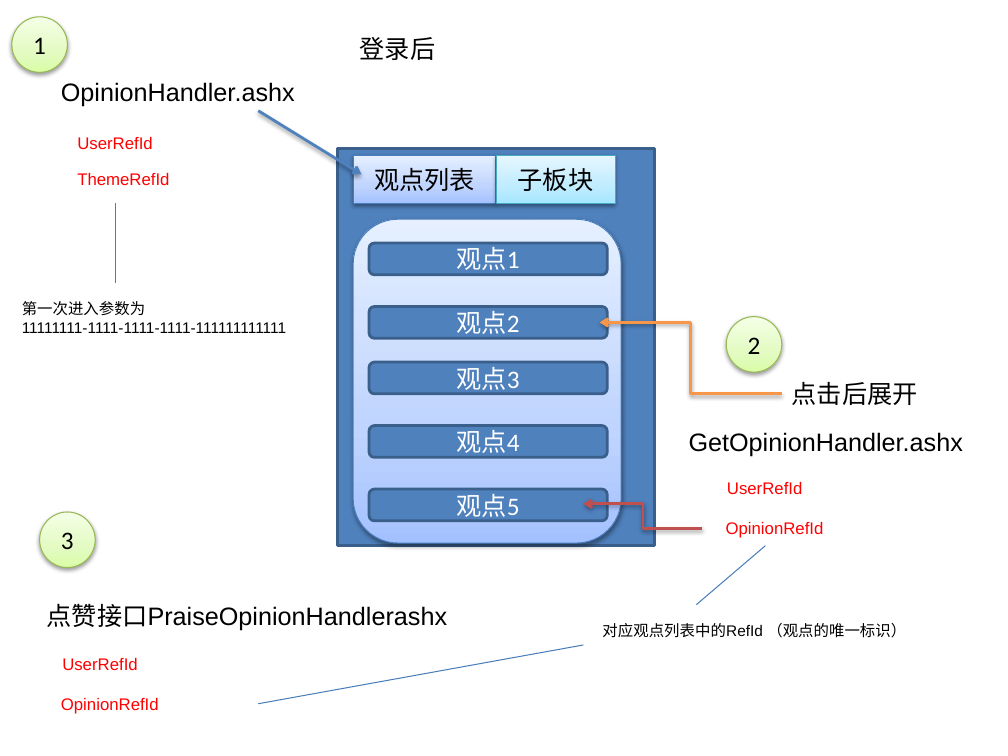
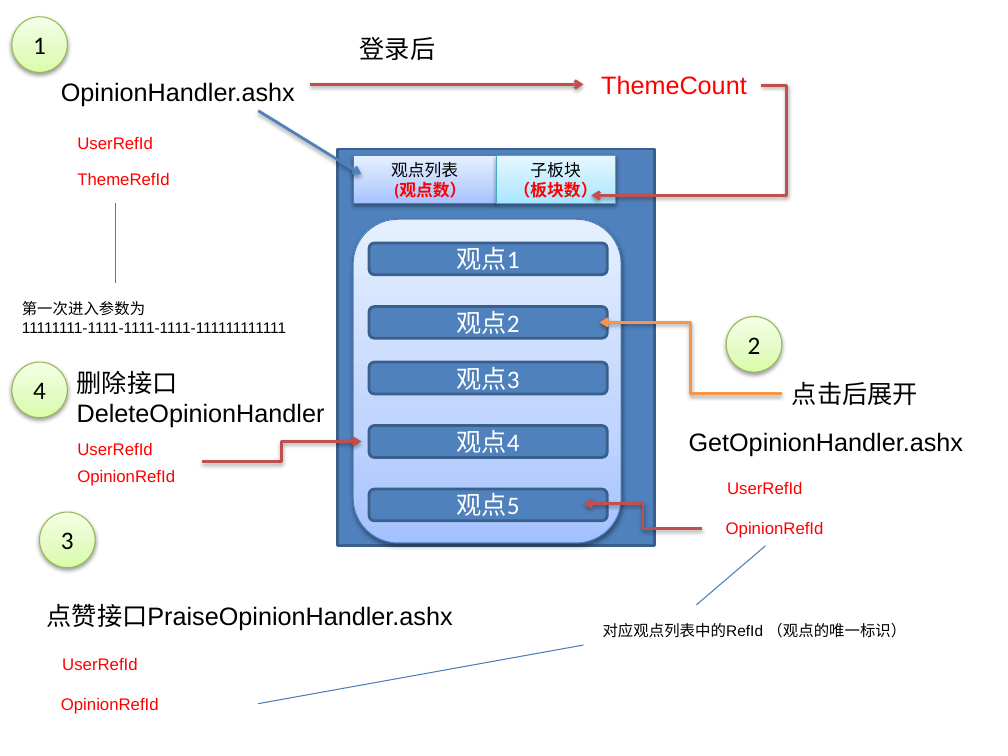
Before and after one commit to cbf107/DataCourse, a slide deck: slide 2 of Doc/CellPhoneClient/DSCLInterfaceView.ppsx (slide 1 before the commit). Drawn at 1008x756 pixels with LibreOffice and Linux fonts; fonts in the diff are those of the drawing. Boxes give left, top, right and bottom in pixels: in the first picture for what was removed or moved away, otherwise in the second. Text is boxed around its words. In the diff, an @@ line names an element or a change of style, - is before the commit and + after.

```diff
--- a/Doc/CellPhoneClient/DSCLInterfaceView.ppsx
+++ b/Doc/CellPhoneClient/DSCLInterfaceView.ppsx
@@ arrow added from (309, 85) to (584, 85), #C0504D 2 pt @@
@@ elbow arrow added from (761, 86) to (592, 196), #C0504D 2 pt @@
@@ text added at box(601, 75, 747, 95), 18 pt, text #FF0000 @@
+ThemeCount
@@ text in rectangle at box(391, 162, 458, 178): size 18 to 12 pt in "观点列表" @@
@@ text in rectangle at box(530, 162, 580, 178): size 18 to 12 pt in "子板块" @@
@@ text in rectangle at box(394, 182, 466, 199): paragraph added @@
+(观点数）
@@ text in rectangle at box(514, 181, 598, 201): paragraph added @@
+（板块数）
@@ group added at box(12, 362, 362, 486): 3 texts, 1 ellipse, 1 elbow arrow @@
+4
+删除接口
+DeleteOpinionHandler
+OpinionRefId
+UserRefId
@@ text at box(47, 603, 453, 631): text changed @@
-点赞接口PraiseOpinionHandlerashx
+点赞接口PraiseOpinionHandler.ashx
```
Also in this commit, not shown: 1 other slide changed, 1 slide added, 3 other files.
